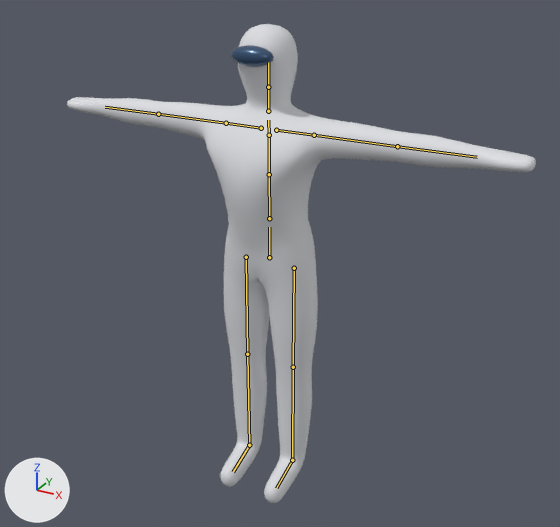
The FBX model Assets/Models/Mannequin/Mannequin.fbx as it was, and as the next commit left it.
Both versions are drawn from a camera (50 mm lens) standing at (1.275, -2.242, 2.057) and looking at (0.021, 0.038, 0.917). Every picture has the same lights, and +X, +Y and +Z are marked at lower left. The picture after the commit comes second. The bones that change, and the others that lie on the model, are drawn over the model as lines.

Names of what the first picture shows: 'Body'.
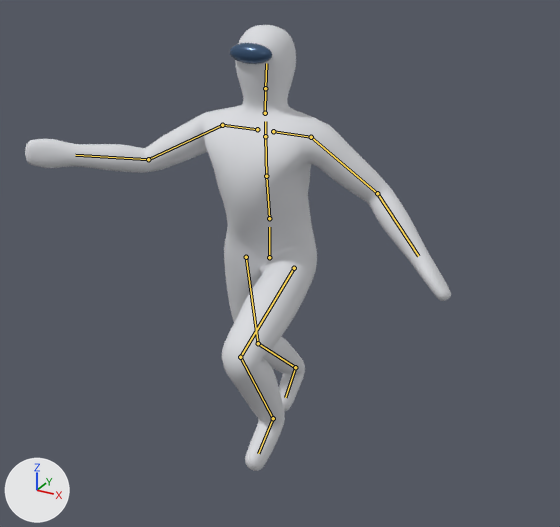
The newer file adds an action. The first version stands in its rest pose; the second is drawn at frame 45 of the action 'Armature|Rise'.

Location of each change, [x1, y1, x2, y2] in pixels of the pictures (560 x 527 px):
'Body', posed (9% narrower, 7% shorter): before [67, 24, 536, 503]; after [25, 25, 451, 471]
bone 'Spine', root to tip: before (269, 218) to (269, 174); after (269, 218) to (266, 176)
bone 'Chest', root to tip: before (269, 174) to (269, 135); after (266, 176) to (265, 136)
bone 'Neck', root to tip: before (268, 111) to (268, 87); after (265, 113) to (265, 88)
bone 'Head', root to tip: before (268, 87) to (268, 62); after (265, 88) to (266, 63)
bone 'LeftShoulder', root to tip: before (276, 130) to (314, 135); after (273, 131) to (311, 137)
bone 'LeftUpperArm', root to tip: before (314, 135) to (397, 146); after (311, 137) to (377, 193)
bone 'LeftLowerArm', root to tip: before (397, 146) to (477, 157); after (377, 193) to (418, 256)
bone 'RightShoulder', root to tip: before (261, 128) to (226, 123); after (257, 129) to (222, 125)
bone 'RightUpperArm', root to tip: before (226, 123) to (158, 114); after (222, 125) to (148, 159)
bone 'RightLowerArm', root to tip: before (158, 114) to (105, 107); after (148, 159) to (75, 155)
bone 'LeftUpperLeg', root to tip: before (294, 268) to (293, 367); after (294, 268) to (240, 357)
bone 'LeftLowerLeg', root to tip: before (293, 367) to (292, 460); after (240, 357) to (273, 418)
bone 'LeftFoot', root to tip: before (292, 460) to (276, 488); after (273, 418) to (258, 453)
bone 'RightUpperLeg', root to tip: before (246, 257) to (247, 354); after (246, 257) to (258, 343)
bone 'RightLowerLeg', root to tip: before (247, 354) to (249, 445); after (258, 343) to (295, 367)
bone 'RightFoot', root to tip: before (249, 445) to (233, 472); after (295, 367) to (285, 397)

The change, as a list of edits to the scene's bpy script:
```text
Change bone_spine:
    where bone_spine = bpy.data.objects['Armature'].pose.bones['Spine']  # child of 'Hips'
    bone_spine.rotation_quaternion: (1.0, 0.0, 0.0, 0.0) -> (0.999, 0.052, 0.0, 0.0)  # degrees (0, 0, 0) -> degrees (6, 0, 0)
Change bone_chest:
    where bone_chest = bpy.data.objects['Armature'].pose.bones['Chest']  # child of 'Spine'
    bone_chest.rotation_quaternion: (1.0, 0.0, 0.0, 0.0) -> (0.999, -0.035, 0.026, -0.002)  # degrees (0, 0, 0) -> degrees (-4, 3, 0)
Change bone_neck:
    where bone_neck = bpy.data.objects['Armature'].pose.bones['Neck']  # child of 'UpperChest'
    bone_neck.rotation_quaternion: (1.0, 0.0, 0.0, 0.0) -> (0.999, -0.035, -0.013, 0.0)  # degrees (0, 0, 0) -> degrees (-4, -1, 0)
Change bone_head:
    where bone_head = bpy.data.objects['Armature'].pose.bones['Head']  # child of 'Neck'
    bone_head.rotation_quaternion: (1.0, 0.0, 0.0, 0.0) -> (0.999, -0.035, -0.013, -0.001)  # degrees (0, 0, 0) -> degrees (-4, -1, 0)
Change bone_leftshoulder:
    where bone_leftshoulder = bpy.data.objects['Armature'].pose.bones['LeftShoulder']  # child of 'UpperChest'
    bone_leftshoulder.rotation_quaternion: (1.0, 0.0, 0.0, 0.0) -> (1.0, 0.0, -0.017, -0.026)  # degrees (0, 0, 0) -> degrees (0, -2, -3)
Change bone_leftupperarm:
    where bone_leftupperarm = bpy.data.objects['Armature'].pose.bones['LeftUpperArm']  # child of 'LeftShoulder'
    bone_leftupperarm.rotation_quaternion: (1.0, 0.0, 0.0, 0.0) -> (0.902, -0.374, 0.2, 0.083)  # degrees (0, 0, 0) -> degrees (-45, 25, 0)
Change bone_leftlowerarm:
    where bone_leftlowerarm = bpy.data.objects['Armature'].pose.bones['LeftLowerArm']  # child of 'LeftUpperArm'
    bone_leftlowerarm.rotation_quaternion: (1.0, 0.0, 0.0, 0.0) -> (0.924, 0.0, -0.271, -0.271)  # degrees (0, 0, 0) -> degrees (10, -30, -35)
Change bone_rightshoulder:
    where bone_rightshoulder = bpy.data.objects['Armature'].pose.bones['RightShoulder']  # child of 'UpperChest'
    bone_rightshoulder.rotation_quaternion: (1.0, 0.0, 0.0, 0.0) -> (1.0, 0.0, 0.017, -0.026)  # degrees (0, 0, 0) -> degrees (0, 2, -3)
Change bone_rightupperarm:
    where bone_rightupperarm = bpy.data.objects['Armature'].pose.bones['RightUpperArm']  # child of 'RightShoulder'
    bone_rightupperarm.rotation_quaternion: (1.0, 0.0, 0.0, 0.0) -> (0.876, -0.293, 0.363, 0.121)  # degrees (0, 0, 0) -> degrees (-37, 45, 0)
Change bone_rightlowerarm:
    where bone_rightlowerarm = bpy.data.objects['Armature'].pose.bones['RightLowerArm']  # child of 'RightUpperArm'
    bone_rightlowerarm.rotation_quaternion: (1.0, 0.0, 0.0, 0.0) -> (0.887, 0.0, 0.369, 0.278)  # degrees (0, 0, 0) -> degrees (16, 41, 41)
Change bone_leftupperleg:
    where bone_leftupperleg = bpy.data.objects['Armature'].pose.bones['LeftUpperLeg']  # child of 'Hips'
    bone_leftupperleg.rotation_quaternion: (1.0, 0.0, 0.0, 0.0) -> (0.843, 0.537, 0.0, 0.0)  # degrees (0, 0, 0) -> degrees (65, 0, 0)
Change bone_leftlowerleg:
    where bone_leftlowerleg = bpy.data.objects['Armature'].pose.bones['LeftLowerLeg']  # child of 'LeftUpperLeg'
    bone_leftlowerleg.rotation_quaternion: (1.0, 0.0, 0.0, 0.0) -> (0.676, -0.737, 0.0, 0.0)  # degrees (0, 0, 0) -> degrees (-95, 0, 0)
Change bone_leftfoot:
    where bone_leftfoot = bpy.data.objects['Armature'].pose.bones['LeftFoot']  # child of 'LeftLowerLeg'
    bone_leftfoot.rotation_quaternion: (1.0, 0.0, 0.0, 0.0) -> (0.996, 0.087, 0.0, 0.0)  # degrees (0, 0, 0) -> degrees (10, 0, 0)
Change bone_rightupperleg:
    where bone_rightupperleg = bpy.data.objects['Armature'].pose.bones['RightUpperLeg']  # child of 'Hips'
    bone_rightupperleg.rotation_quaternion: (1.0, 0.0, 0.0, 0.0) -> (0.995, -0.096, 0.0, 0.0)  # degrees (0, 0, 0) -> degrees (-11, 0, 0)
Change bone_rightlowerleg:
    where bone_rightlowerleg = bpy.data.objects['Armature'].pose.bones['RightLowerLeg']  # child of 'RightUpperLeg'
    bone_rightlowerleg.rotation_quaternion: (1.0, 0.0, 0.0, 0.0) -> (0.946, -0.326, 0.0, 0.0)  # degrees (0, 0, 0) -> degrees (-38, 0, 0)
Change bone_rightfoot:
    where bone_rightfoot = bpy.data.objects['Armature'].pose.bones['RightFoot']  # child of 'RightLowerLeg'
    bone_rightfoot.rotation_quaternion: (1.0, 0.0, 0.0, 0.0) -> (0.986, 0.165, 0.0, 0.0)  # degrees (0, 0, 0) -> degrees (19, 0, 0)
```
